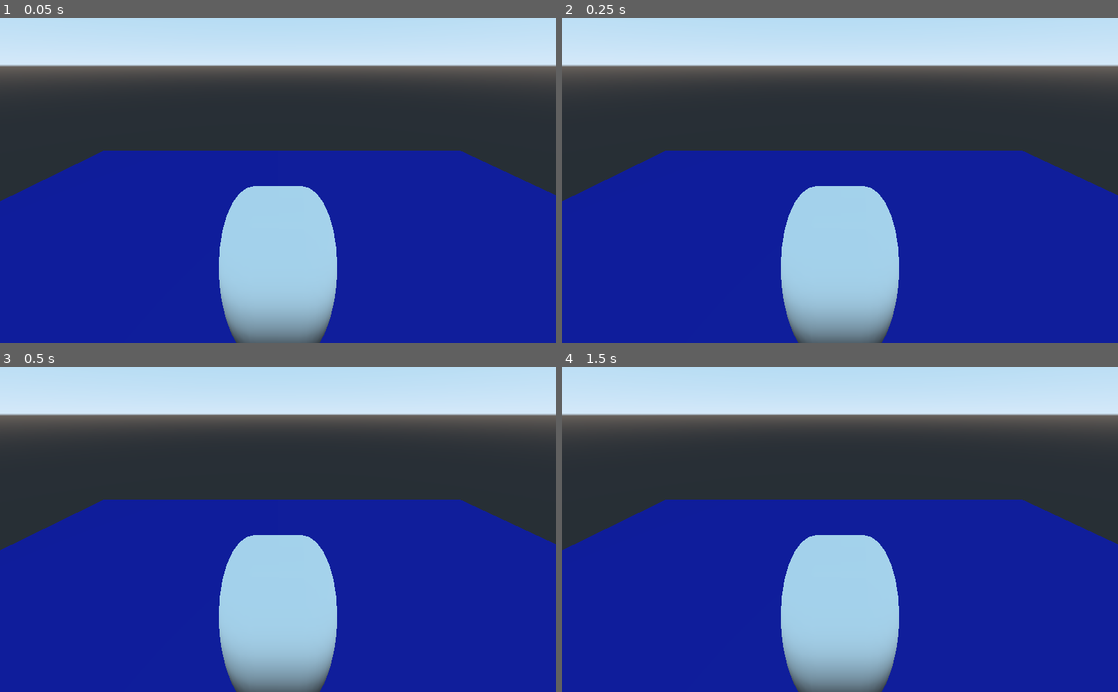
Above: before the commit, frames 1-4 (two rows, left to right).
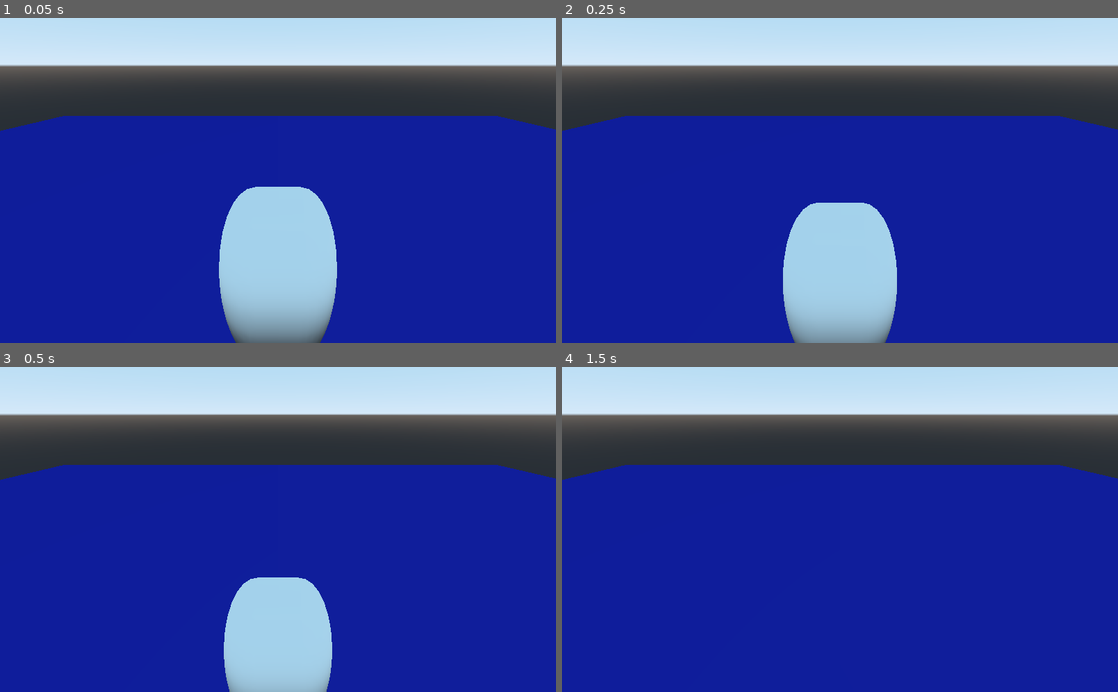
Above: after the commit, the same moments.

Repository: CoffeeStraw/Toutatis-Battle-System---DEMO
Game: Godot game, scene res://level/level.tscn
Two runs of this game, one before a commit and one after it. Both use one fixed random seed, a clock stepped at 60 frames per second and the inputs below.
Inputs:
- Up to frame 1 (0.05 s): no input
- Up to frame 2 (0.25 s): no input
- Up to frame 3 (0.5 s): no input
- Up to frame 4 (1.5 s): hold S (move_bw) 0.53-1.28 s; tap W (move_fw) at 0.8, 1.35 s

The runs differ from the first frame. In frame 1, 13% of the frame differs, in the area x 0-100%, y 30-100%; in frame 2, 15%; in frame 3, 18%; in frame 4, 22%.

Commit message:
Added basic movement system to the player

Diff:
--- /dev/null
+++ b/characters/player/Camera.gd
@@ -0,0 +1,5 @@
+extends Camera
+
+func _ready():
+	# This detaches the camera transform from the parent spatial node
+	set_as_toplevel(true)
--- /dev/null
+++ b/characters/player/player.gd
@@ -0,0 +1,56 @@
+extends KinematicBody
+
+# CONSTANT (Configuration)
+const SPEED = 6
+const ACC = 3
+const DE_ACC = 6
+const GRAVITY = -9.81
+
+# Variables
+var camera
+var character
+var velocity = Vector3()
+
+func _ready():
+	camera    = get_node("Target/Camera")
+	character = get_node(".")
+
+func _physics_process(delta):
+
+	# PLAYER MOVEMENT
+	var dir = Vector3()
+	var cam_xform = camera.get_global_transform()
+
+	# Taking the direction where player intend to walk to
+	if Input.is_action_pressed("move_fw"):
+		dir -= cam_xform.basis[2]
+	if Input.is_action_pressed("move_bw"):
+		dir += cam_xform.basis[2]
+	if Input.is_action_pressed("move_l"):
+		dir -= cam_xform.basis[0]
+	if Input.is_action_pressed("move_r"):
+		dir += cam_xform.basis[0]
+
+	dir.y = 0
+	dir = dir.normalized()
+
+	# Checking if Player is accelerating or de-accelerating,
+	# by calculating dot product between current direction of velocity and old one
+	var hv = velocity
+	hv.y = 0
+
+	# If vectors are facing the same direction
+	var accel = DE_ACC
+	if (dir.dot(hv) > 0):
+		accel = ACC
+
+	velocity = velocity.linear_interpolate(dir * SPEED, accel * delta)
+	velocity.y += delta * GRAVITY
+	velocity = move_and_slide(velocity, Vector3(0,1,0))
+
+	# If the player is moving, rotate him
+	if(dir != Vector3(0,0,0)):
+		var angle = atan2(velocity.x, velocity.z)
+		var char_rot = character.get_rotation()
+		char_rot.y = angle
+		character.set_rotation(char_rot)
--- a/characters/player/player.tscn
+++ b/characters/player/player.tscn
@@ -1,10 +1,14 @@
-[gd_scene load_steps=3 format=2]
+[gd_scene load_steps=5 format=2]
+
+[ext_resource path="res://characters/player/player.gd" type="Script" id=1]
+[ext_resource path="res://characters/player/Camera.gd" type="Script" id=2]
 
 [sub_resource type="CapsuleMesh" id=1]
 
 [sub_resource type="CapsuleShape" id=2]
 
 [node name="Player" type="KinematicBody"]
+script = ExtResource( 1 )
 
 [node name="PlayerMesh" type="MeshInstance" parent="."]
 transform = Transform( 0.5, 0, 0, 0, 1.5, 0, 0, 0, 0.5, 0, 1.5, 0 )
@@ -15,8 +19,9 @@
 transform = Transform( 0.5, 0, 0, 0, 1.5, 0, 0, 0, 0.5, 0, 1.5, 0 )
 shape = SubResource( 2 )
 
-[node name="Spatial" type="Spatial" parent="."]
+[node name="Target" type="Spatial" parent="."]
 transform = Transform( 1, 0, 0, 0, 1, 0, 0, 0, 1, 0, 2.78675, 0 )
 
-[node name="Camera" type="Camera" parent="Spatial"]
+[node name="Camera" type="Camera" parent="Target"]
 transform = Transform( -3.91618e-08, -0.44422, 0.895918, -1.94175e-08, 0.895918, 0.44422, -1, 0, -4.37114e-08, 2.14919, 1.36368, 0 )
+script = ExtResource( 2 )
--- a/level/level.tscn
+++ b/level/level.tscn
@@ -2,26 +2,26 @@
 
 [ext_resource path="res://characters/player/player.tscn" type="PackedScene" id=1]
 
-[sub_resource type="SpatialMaterial" id=3]
+[sub_resource type="SpatialMaterial" id=1]
 albedo_color = Color( 0.054902, 0.109804, 0.654902, 1 )
 
-[sub_resource type="PlaneMesh" id=1]
+[sub_resource type="PlaneMesh" id=2]
 
-[sub_resource type="ConvexPolygonShape" id=2]
+[sub_resource type="ConvexPolygonShape" id=3]
 points = PoolVector3Array( 1, 0, 1, -1, 0, 1, 1, 0, -1, -1, 0, -1 )
 
 [node name="Spatial" type="Spatial"]
 
 [node name="Floor" type="MeshInstance" parent="."]
 editor/display_folded = true
-transform = Transform( 10, 0, 0, 0, 10, 0, 0, 0, 10, -0.21254, -0.135249, -0.226901 )
-material_override = SubResource( 3 )
-mesh = SubResource( 1 )
+transform = Transform( 20, 0, 0, 0, 20, 0, 0, 0, 20, 0.345524, -0.032044, -0.210386 )
+material_override = SubResource( 1 )
+mesh = SubResource( 2 )
 material/0 = null
 
 [node name="StaticBody" type="StaticBody" parent="Floor"]
 
 [node name="CollisionShape" type="CollisionShape" parent="Floor/StaticBody"]
-shape = SubResource( 2 )
+shape = SubResource( 3 )
 
 [node name="Player" parent="." instance=ExtResource( 1 )]
